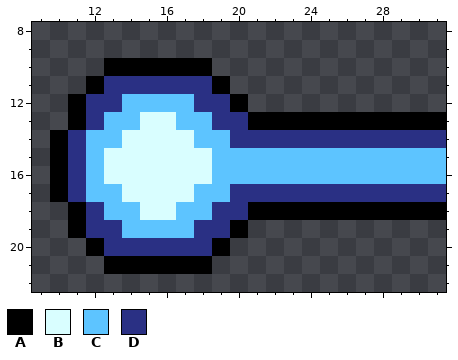
Two states of a pixel-art sprite, Assets/Sprites/Circuits/CircuitEnd.png. Above is the file before it was changed.
The file is 32x32 pixels. Shown: x 9..31, y 8..22.
Palette (. is transparent): A #000000  B #d9feff  C #5dc4ff  D #2a3084
Pixels before, first column x 10:
10 ...AAAAAA.............
11 ..ADDDDDDA............
12 .ADDCCCCDDA...........
13 .ADCCBBCCDDAAAAAAAAAAA
14 ADCCBBBBCCDDDDDDDDDDDD
15 ADCBBBBBBCCCCCCCCCCCCC
16 ADCBBBBBBCCCCCCCCCCCCC
17 ADCCBBBBCCDDDDDDDDDDDD
18 .ADCCBBCCDDAAAAAAAAAAA
19 .ADDCCCCDDA...........
20 ..ADDDDDDA............
21 ...AAAAAA.............
Now the later version:
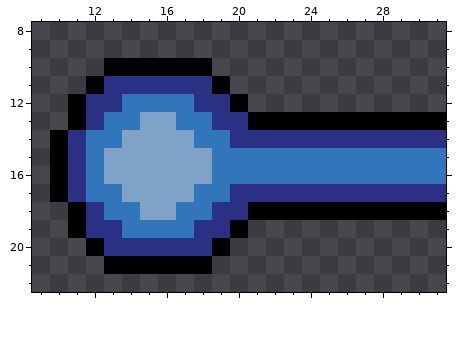
Diff:
colour B: #d9feff -> #7fa2c6
colour C: #5dc4ff -> #3175ba
Changed places in both pictures, as pixel boxes (x1, y1, x2, y2):
changed: (86, 94, 446, 238)
